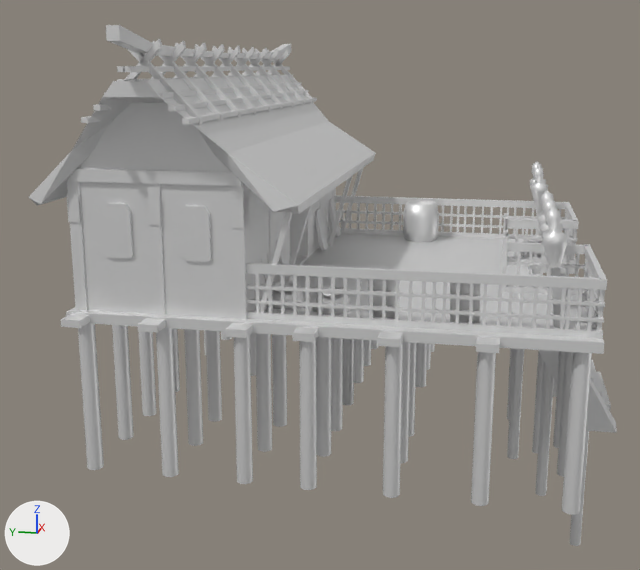
Renders of the COLLADA model art/meshes/structural/yayoi_barracks.dae from each side of a commit.
Rendered twice from a camera (50 mm lens) standing at (-0.992, -0.167, 0.304) and looking at (-0.011, 0.029, 0.059). The axes (+X, +Y, +Z) are drawn at lower left. The lights are the same throughout.

Names of what the first picture shows: 'barracks'.
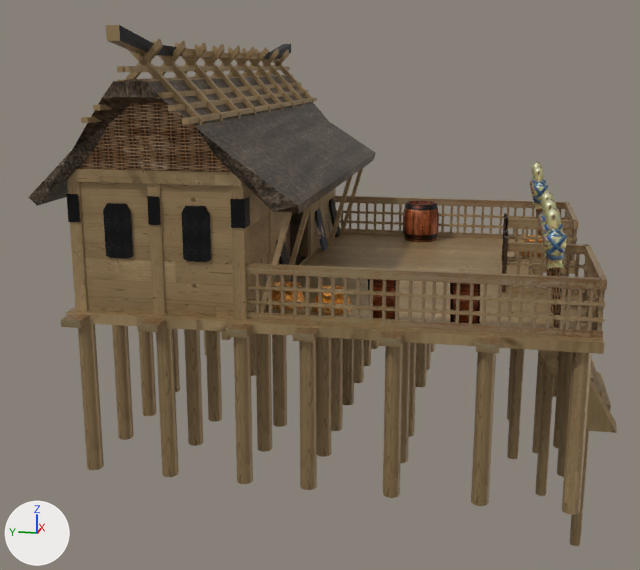
Where the change shows, as pixel boxes (x1, y1, x2, y2) in the pictures (640 x 570 px):
part 1 of me_weap_akin_c_geometry_002, cut back: before (230, 197, 249, 228); after (230, 196, 250, 228)
part 2 of me_weap_akin_c_geometry_002, surface changed (grey to brown): (67, 48, 617, 546) in both
part 3 of me_weap_akin_c_geometry_002, recoloured (grey to brown): (28, 25, 617, 463) in both

Diff of the bpy script that builds the scene:
```diff
--- a/art/meshes/structural/yayoi_barracks.dae.py
+++ b/art/meshes/structural/yayoi_barracks.dae.py
@@ img_yayoi_struct_png @@
+img_yayoi_struct_png = load_image('yayoi_struct.png', '../../textures/skins/structural/yayoi_struct.png', 1024, 1024, 'sRGB')
@@ mat_material_009_001 @@
+mat_material_009_001 = principled_material('Material_009.001')
+mat_material_009_001.texture = img_yayoi_struct_png
+mat_material_009_001.metallic = 0.5
@@ me_weap_akin_c_geometry_002 @@
 # used by ob_barracks; location = (0.0, 0.0, 0.0)
-me_weap_akin_c_geometry_002.from_pydata(...)  # 3763 vertices, 4909 faces; spans x -0.301..0.302, y -0.305..0.255, z -0.213..0.337
+me_weap_akin_c_geometry_002.from_pydata(...)  # 3771 vertices, 4840 faces; spans x -0.301..0.302, y -0.305..0.255, z -0.213..0.337
+# me_weap_akin_c_geometry_002 part 1
+# 75 faces are deleted
+# 4 vertices in x -0.232..-0.214, y 0.055, z 0.163..0.19 move by (0.0, -0.001, 0.0)
+# 8 vertices are added at x -0.009..0.009, y 0.212..0.224, z 0.072..0.21
+# 6 new faces join them
+# me_weap_akin_c_geometry_002 part 2: 1125 kept faces spanning x -0.239..0.239, y -0.305..0.23, z -0.213..0.322 get new texture (UV) coordinates
+# me_weap_akin_c_geometry_002 part 3: 4834 faces spanning x -0.301..0.302, y -0.305..0.255, z -0.213..0.337 switch from mat_material_009 (white #e7e7e7) to mat_material_009_001 (picture img_yayoi_struct_png)
```
